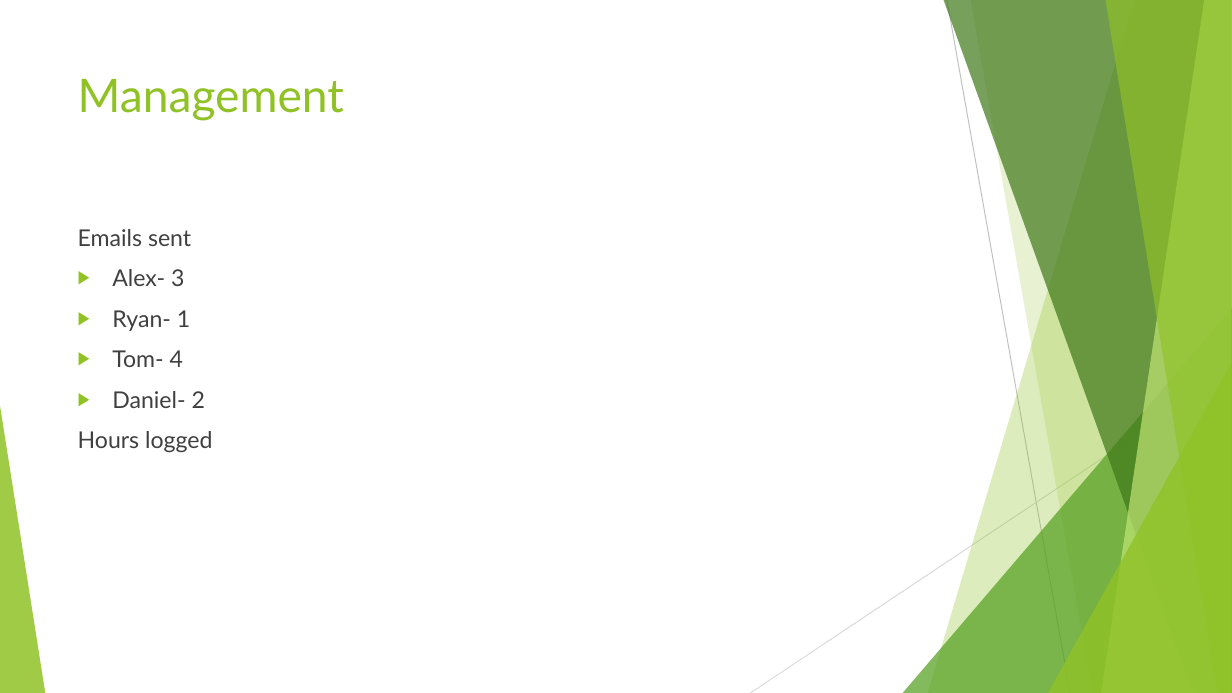
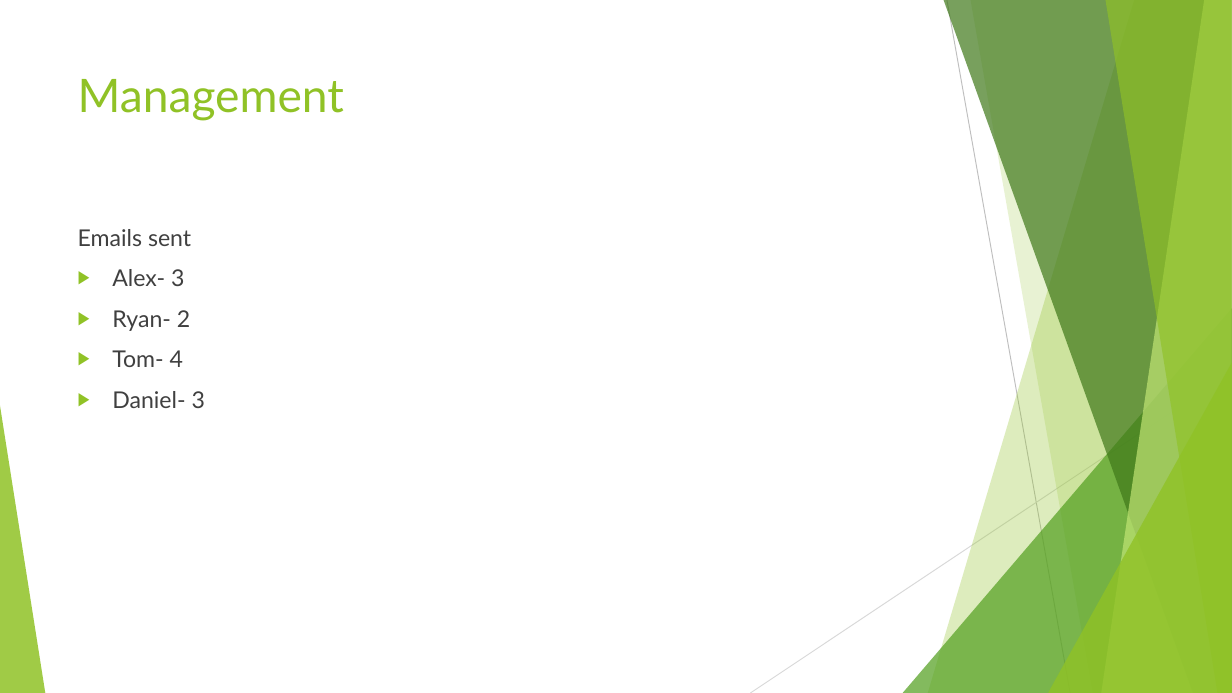
Before and after one commit to UoSGamesGroups/first-semester-l4-5-group-14, a slide deck: slide 7 of Management/Presentations/Intergalactic Bookstore (WIP).odp. Drawn at 1232x693 pixels with LibreOffice and Linux fonts; fonts in the diff are those of the drawing. Boxes give left, top, right and bottom in pixels: in the first picture for what was removed or moved away, otherwise in the second. Text is boxed around its words. In the diff, an @@ line names an element or a change of style, - is before the commit and + after.

Commit message:
Minor changes to slide

```diff
--- a/Management/Presentations/Intergalactic Bookstore (WIP).odp
+++ b/Management/Presentations/Intergalactic Bookstore (WIP).odp
@@ text at (x1=112, y1=310, x2=190, y2=331): text changed @@
-▶ Ryan- 1
+▶ Ryan- 2
@@ text at (x1=112, y1=391, x2=205, y2=408): text changed @@
-▶ Daniel- 2
-Hours logged
+▶ Daniel- 3
```
